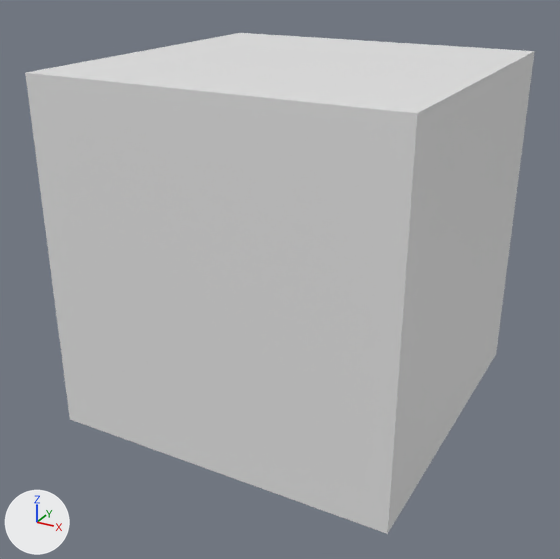
An edit to the FBX model BODY/Assets/Main/Meshes/Interactable/crate_heavy_01.FBX, drawn before and after from the same camera.
Camera for both pictures: a 50 mm camera at (1.95, -3.79, 2.6) aimed at (-0.05, -0.16, 0.78). Lighting does not change. The marker at lower left points along +X, +Y and +Z.

Names of what the first picture shows: 'crate_heavy_01'.
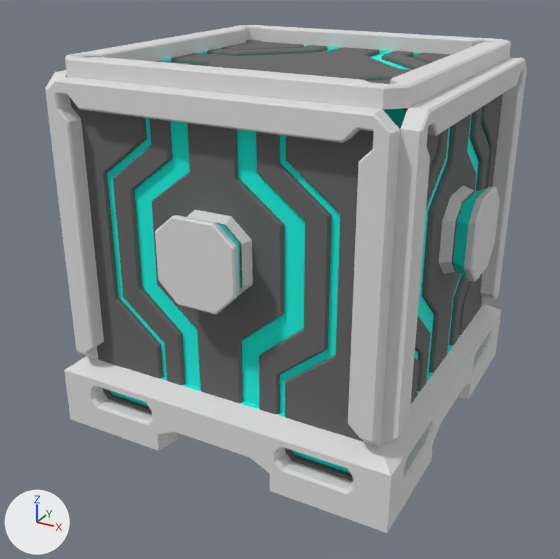
Location of each change, (x1, y1, x2, y2) in pixels of the pictures (560 x 559 px):
```json
{"object": "crate_heavy_01", "change": "reshaped, rescaled", "before": [25, 33, 535, 534], "after": [45, 25, 527, 533]}
```

Scene script edits in JSON lines:
```json
{"op": "add", "block": "mat_frame", "code": ["mat_frame = principled_material('Frame')", "mat_frame.base_color = (0.737, 0.737, 0.737)  # light grey #dfdfdf", "mat_frame.roughness = 0.859"]}
{"op": "add", "block": "mat_light", "code": ["mat_light = principled_material('Light')", "mat_light.base_color = (0.0, 0.961, 0.804)  # cyan #00fbe8", "mat_light.roughness = 0.859"]}
{"op": "add", "block": "mat_rubber", "code": ["mat_rubber = principled_material('Rubber')", "mat_rubber.base_color = (0.133, 0.133, 0.133)  # dark grey #666666", "mat_rubber.roughness = 0.859"]}
{"block": "me_mesh", "where": "# used by ob_crate_heavy_01; location = (0.0, 0.0, 0.0); rotation_euler = (1.571, 0.0, 0.0), in degrees (90, 0, 0); scale = (0.01, 0.01, 0.01)"}
{"op": "remove", "block": "me_mesh", "code": "me_mesh.from_pydata(...)  # 8 vertices, 6 faces; spans x -100.0..100.0, y 0.0..200.0, z -100.0..100.0"}
{"op": "add", "block": "me_mesh", "code": "me_mesh.from_pydata(...)  # 3277 vertices, 3236 faces; spans x -119.0..119.0, y 0.0..230.0, z -119.0..119.0"}
{"block": "me_mesh", "change": "me_mesh part 1: 8 vertices removed from x -100.0..100.0, y 0.0..200.0, z -100.0..100.0; 3277 vertices added at x -119.0..119.0, y 0.0..230.0, z -119.0..119.0"}
{"op": "add", "block": "me_mesh", "code": "me_mesh.materials.append(mat_frame)  # light grey #dfdfdf"}
{"op": "add", "block": "me_mesh", "code": "me_mesh.materials.append(mat_rubber)  # dark grey #666666"}
{"op": "add", "block": "me_mesh", "code": "me_mesh.materials.append(mat_light)  # cyan #00fbe8"}
{"op": "set", "path": "ob_crate_heavy_01.scale", "old": "(0.01, 0.01, 0.01)", "new": "(0.009, 0.009, 0.009)"}
```
